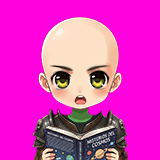
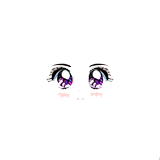
Layers edited between the first and the second 160x160 image:
hid "boca" over [73, 50, 88, 106]
hid "book" over [41, 124, 120, 160]
showed group "HA" (10 layers), moved it above "EX" over [1, 0, 160, 160]
renamed "000" to "001", hid it over [47, 56, 114, 106]
added layer "010" (2nd of 2, in "EX") in group "EX" over [46, 55, 160, 160]
renamed "000" to "001", hid it, moved it above "002" over [38, 16, 122, 140]
hid group "CU" (8 layers) over [29, 98, 138, 160]
hid "002" (6th of 7, in "CU") over [31, 100, 129, 160]
renamed "Capa 1" to "Capa 5", hid it, moved it below "girl", painted on it over [0, 0, 160, 160]